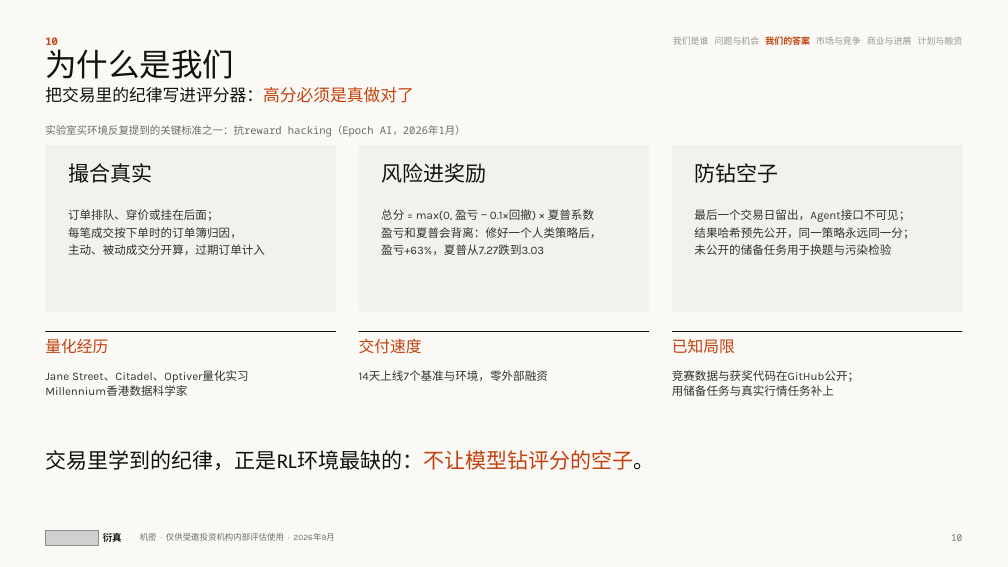
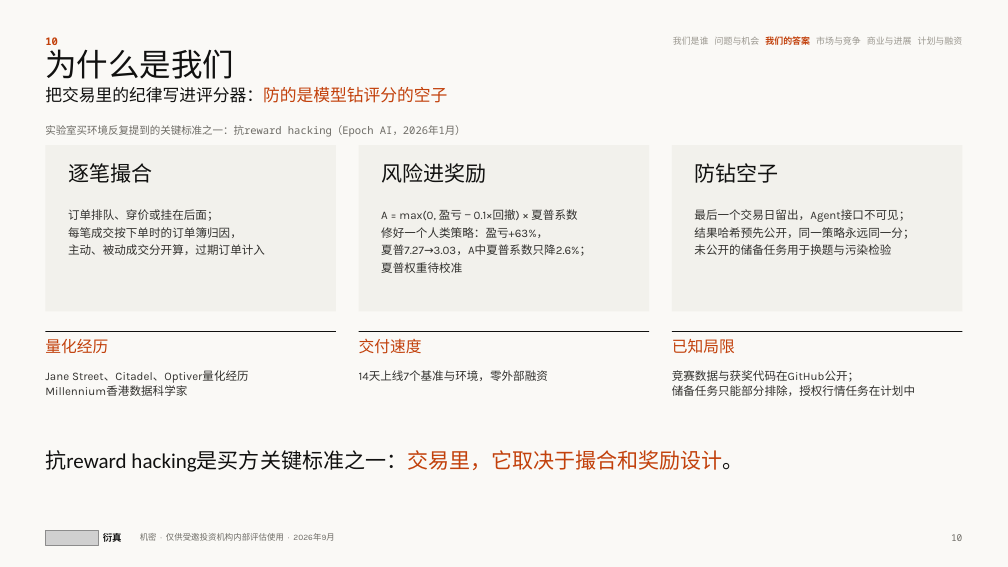
Before and after one commit to wangchen0802/Delta1, a slide deck: slide 10 of SimReal-BP-v33.pptx. Drawn at 1008x567 pixels with LibreOffice and Linux fonts; fonts in the diff are those of the drawing; grey boxes stand for pictures. Boxes give left, top, right and bottom in pixels: in the first picture for what was removed or moved away, otherwise in the second. Text is boxed around its words. In the diff, an @@ line names an element or a change of style, - is before the commit and + after.

```diff
--- a/SimReal-BP-v33.pptx
+++ b/SimReal-BP-v33.pptx
@@ text at (45,87,447,103): text changed @@
-把交易里的纪律写进评分器：高分必须是真做对了
+把交易里的纪律写进评分器：防的是模型钻评分的空子
@@ text at (68,163,152,183): text changed @@
-撮合真实
+逐笔撮合
@@ text at (381,209,591,273): text changed @@
-总分 = max(0, 盈亏 − 0.1×回撤) × 夏普系数
-盈亏和夏普会背离：修好一个人类策略后，
-盈亏+63%，夏普从7.27跌到3.03
+A = max(0, 盈亏 − 0.1×回撤) × 夏普系数
+修好一个人类策略：盈亏+63%，
+夏普7.27→3.03，A中夏普系数只降2.6%；
+夏普权重待校准
@@ text at (45,370,249,383): text changed @@
-Jane Street、Citadel、Optiver量化实习
+Jane Street、Citadel、Optiver量化经历
@@ text at (672,385,915,396): text changed @@
-用储备任务与真实行情任务补上
+储备任务只能部分排除，授权行情任务在计划中
@@ text at (45,450,744,472): text changed @@
-交易里学到的纪律，正是RL环境最缺的：不让模型钻评分的空子。
+抗reward hacking是买方关键标准之一：交易里，它取决于撮合和奖励设计。
```
Also in this commit, not shown: 24 other slides changed, 6 other files.
